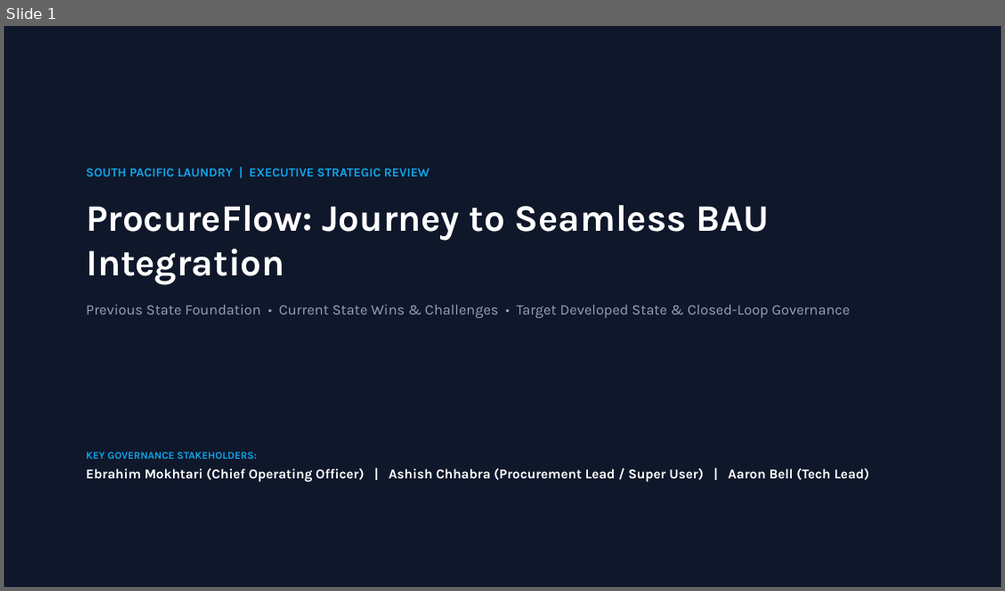
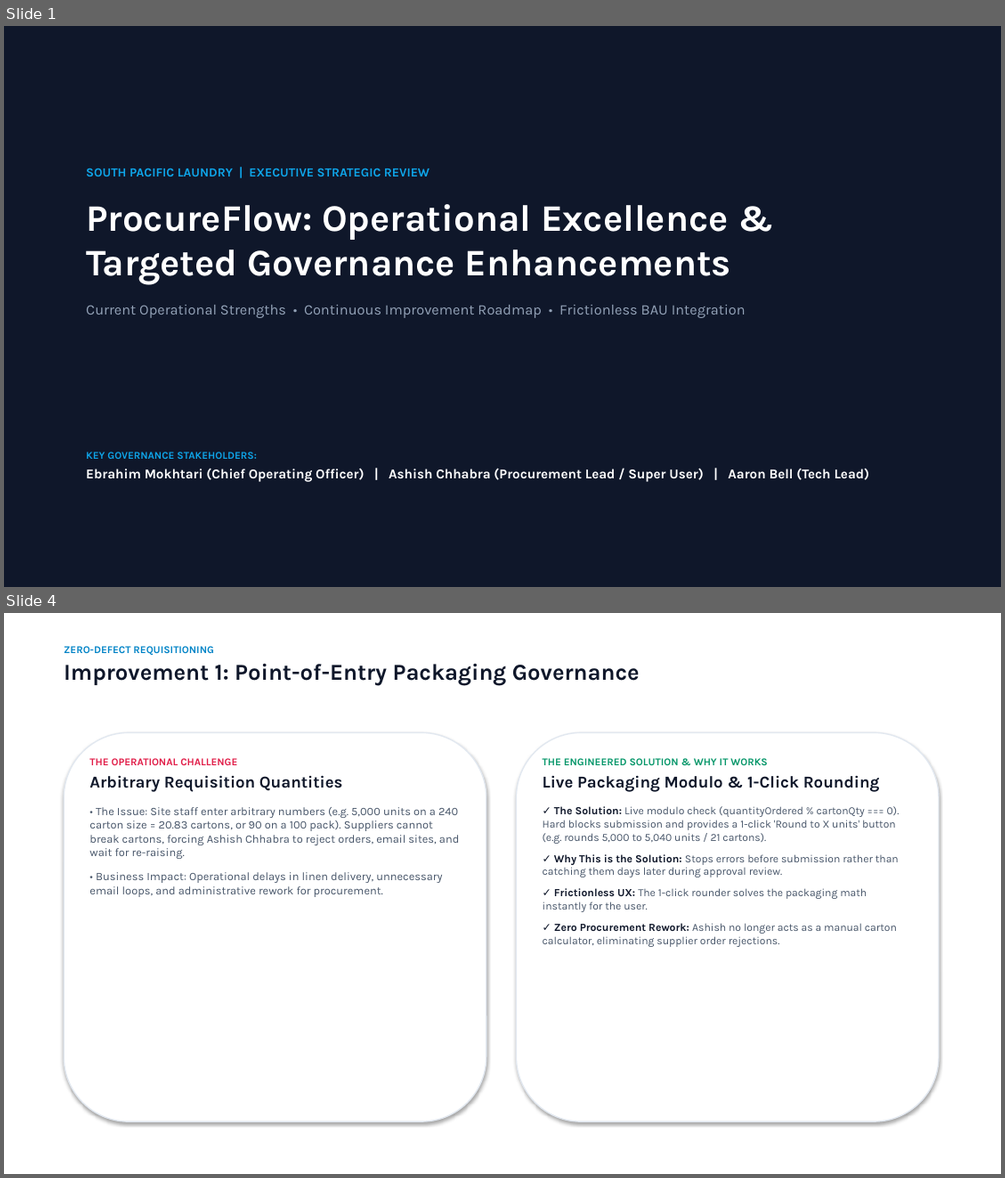
Before and after one commit to SPLGit-Project/ProcureFlow-App, a slide deck: docs/ProcureFlow_Executive_Roadmap.pptx. Shown one above the other, each under a label of ours: slide 1 before the commit, slides 1 and 4 after it; the slides between them are not shown. The pictures are 1005x591 and 1005x1178 pixels, drawn with LibreOffice and Linux fonts; fonts in the diff are those of the drawing. Boxes give left, top, right and bottom in pixels: in the first picture for what was removed or moved away, otherwise in the second. Text is boxed around its words. In the diff, an @@ line names an element or a change of style, - is before the commit and + after.

Commit message:
docs: align presentation deck with operational strengths and remove workshop/checklist slides

```diff
--- a/docs/ProcureFlow_Executive_Roadmap.pptx
+++ b/docs/ProcureFlow_Executive_Roadmap.pptx
@@ slide 4 added at (x1=4, y1=613, x2=1001, y2=1174), background #FFFFFF @@
@@ text added at (x1=64, y1=646, x2=639, y2=685), 22 pt, text #0F172A, bold @@
+ZERO-DEFECT REQUISITIONING
+Improvement 1: Point-of-Entry Packaging Governance
@@ rounded rectangle added at (x1=64, y1=732, x2=486, y2=1121), fill #FFFFFF, outline #E2E8F0 1.2 pt @@
@@ rounded rectangle added at (x1=517, y1=732, x2=938, y2=1121), fill #FFFFFF, outline #E2E8F0 1.2 pt @@
@@ text added at (x1=89, y1=758, x2=459, y2=897), 11 pt, text #475569 @@
+THE OPERATIONAL CHALLENGE
+Arbitrary Requisition Quantities
+• The Issue: Site staff enter arbitrary numbers (e.g. 5,000 units on a 240 carton size = 20.83 cartons, or 90 on a 100 pack). Suppliers cannot break cartons, forcing Ashish Chhabra to reject orders, email sites, and wait for re-raising.
+• Business Impact: Operational delays in linen delivery, unnecessary email loops, and administrative rework for procurement.
@@ text added at (x1=542, y1=758, x2=899, y2=947), 10.5 pt, text #475569 @@
+THE ENGINEERED SOLUTION & WHY IT WORKS
+Live Packaging Modulo & 1-Click Rounding
+✓ The Solution: Live modulo check (quantityOrdered % cartonQty === 0). Hard blocks submission and provides a 1-click 'Round to X units' button (e.g. rounds 5,000 to 5,040 units / 21 cartons).
+✓ Why This is the Solution: Stops errors before submission rather than catching them days later during approval review.
+✓ Frictionless UX: The 1-click rounder solves the packaging math instantly for the user.
+✓ Zero Procurement Rework: Ashish no longer acts as a manual carton calculator, eliminating supplier order rejections.
@@ slide 1 changed as well @@
@@ text at (x1=86, y1=204, x2=745, y2=318): text changed @@
-ProcureFlow: Journey to Seamless BAU Integration
-Previous State Foundation • Current State Wins & Challenges • Target Developed State & Closed-Loop Governance
+ProcureFlow: Operational Excellence &
+Targeted Governance Enhancements
+Current Operational Strengths • Continuous Improvement Roadmap • Frictionless BAU Integration
```
Also in this commit, not shown: 4 other slides changed, 4 other slides added, 5 slides removed.
